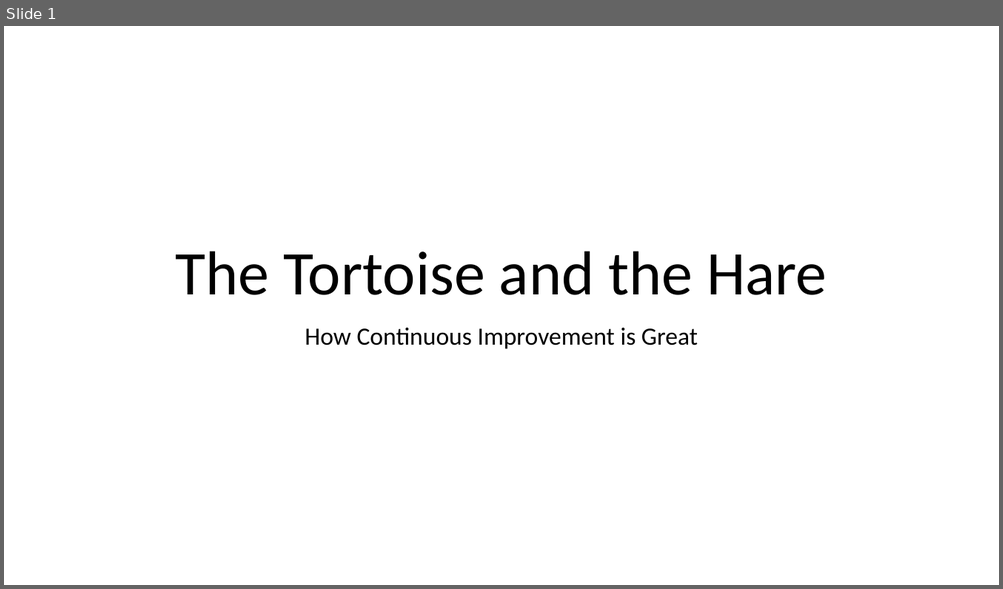
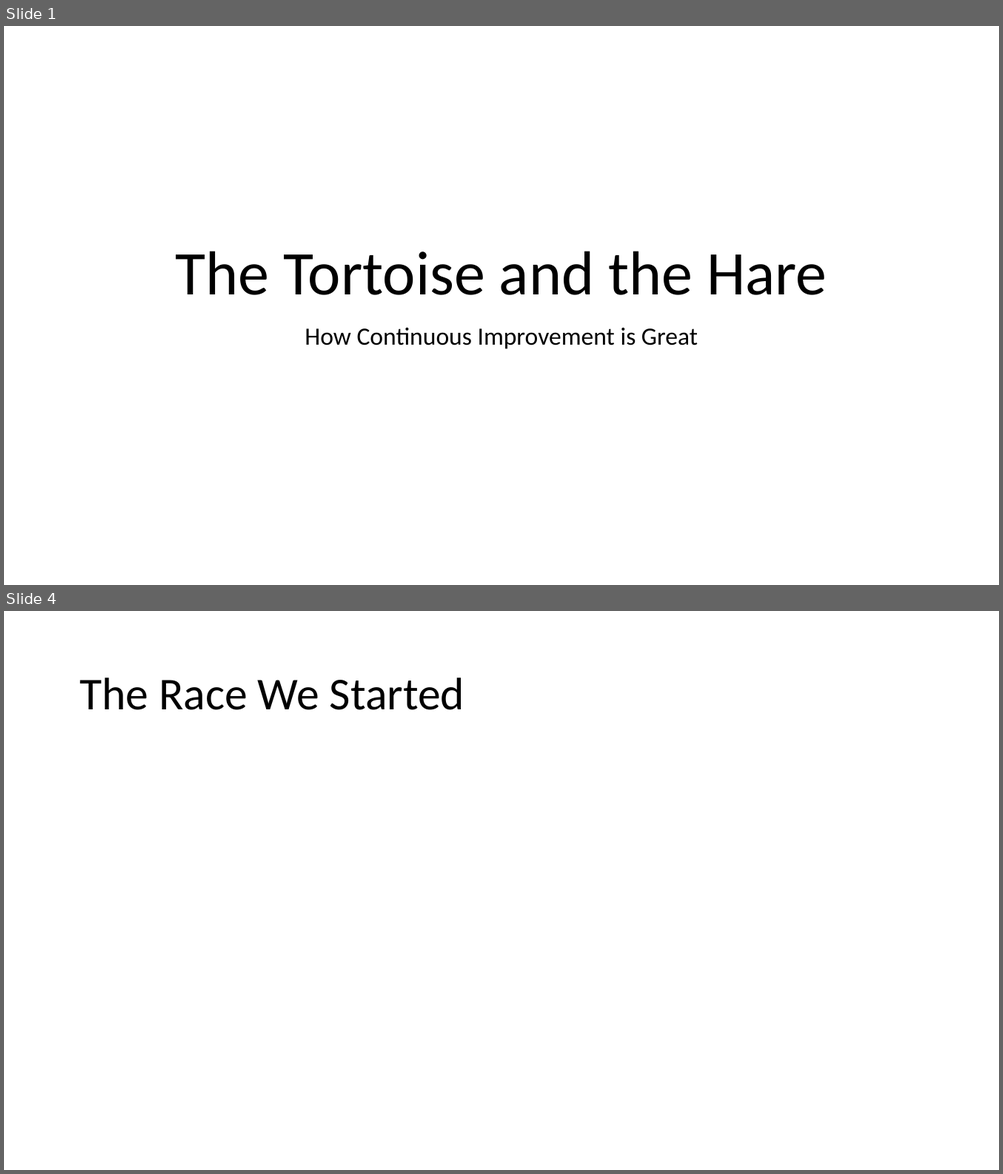
Before and after one commit to jugisahunk/presentations, a slide deck: tortoise-and-hare/tortoise-and-hare.pptx. Shown one above the other, each under a label of ours: slide 1 before the commit, slides 1 and 4 after it; the slides between them are not shown. The pictures are 1003x589 and 1003x1174 pixels, drawn with LibreOffice and Linux fonts; fonts in the diff are those of the drawing; background and template pictures are left out. Boxes give left, top, right and bottom in pixels: in the first picture for what was removed or moved away, otherwise in the second. Text is boxed around its words. In the diff, an @@ line names an element or a change of style, - is before the commit and + after.

```diff
--- a/tortoise-and-hare/tortoise-and-hare.pptx
+++ b/tortoise-and-hare/tortoise-and-hare.pptx
@@ slide 4 added at [4,611,999,1170], background picture (left out) @@
@@ title added at [79,678,464,710], 44 pt, text #000000 @@
+The Race We Started
```
Also in this commit, not shown: 28 other slides added, 1 other file.
